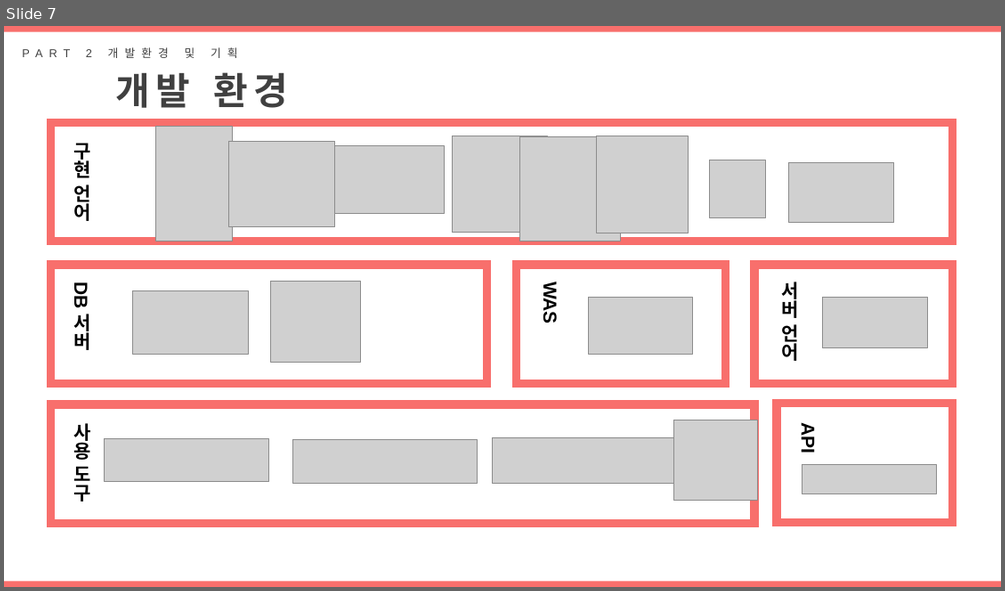
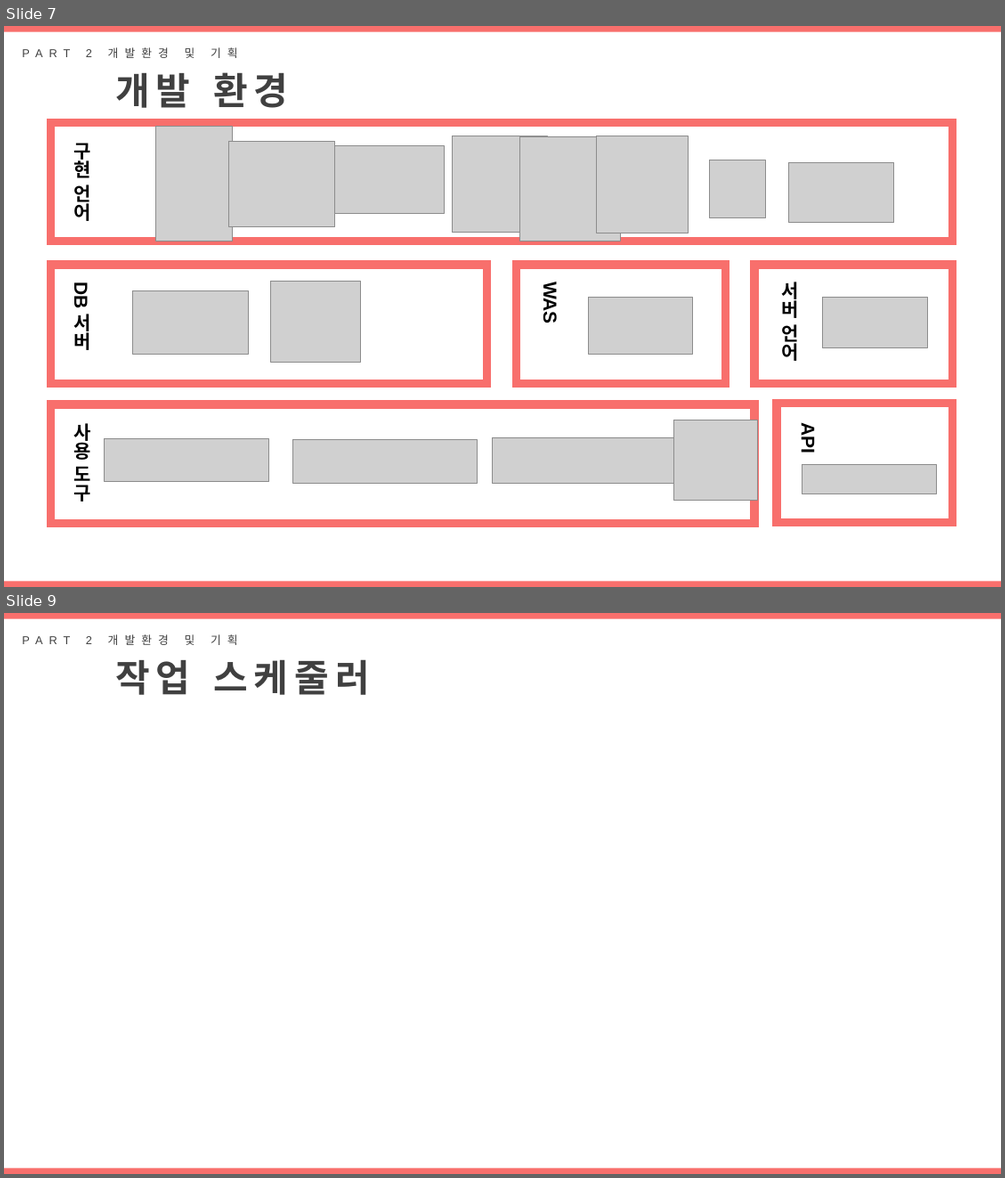
Before and after one commit to DAnomaly/SHOESFLY, a slide deck: project/B조_프로젝트_SHOEFLY.pptx. Shown one above the other, each under a label of ours: slide 7 before the commit, slides 7 and 9 after it; the slides between them are not shown. The pictures are 1005x591 and 1005x1178 pixels, drawn with LibreOffice and Linux fonts; fonts in the diff are those of the drawing; grey boxes stand for pictures. Boxes give left, top, right and bottom in pixels: in the first picture for what was removed or moved away, otherwise in the second. Text is boxed around its words. In the diff, an @@ line names an element or a change of style, - is before the commit and + after.

```diff
--- a/project/B조_프로젝트_SHOEFLY.pptx
+++ b/project/B조_프로젝트_SHOEFLY.pptx
@@ slide 9 added at box(4, 613, 1001, 1174), background #FFFFFF @@
@@ rectangle added at box(4, 613, 1001, 619), fill #F86F6C @@
@@ text added at box(86, 634, 238, 645), 11 pt, text #404040 @@
+PART 2 개발환경 및 기획
@@ text added at box(115, 659, 369, 695), 36 pt, text #404040, bold @@
+작업 스케줄러
@@ rectangle added at box(4, 1167, 1001, 1174), fill #F86F6C @@
```
Also in this commit, not shown: 2 slides changed, 1 other slide added, 2 other files.
